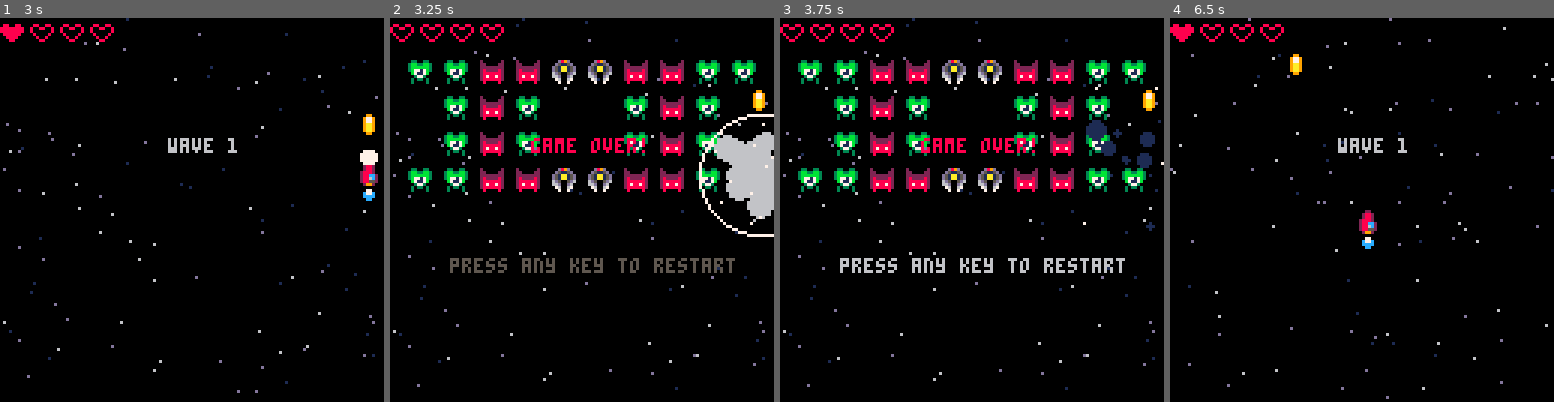
Above: before the commit, frames 1-4 (left to right).
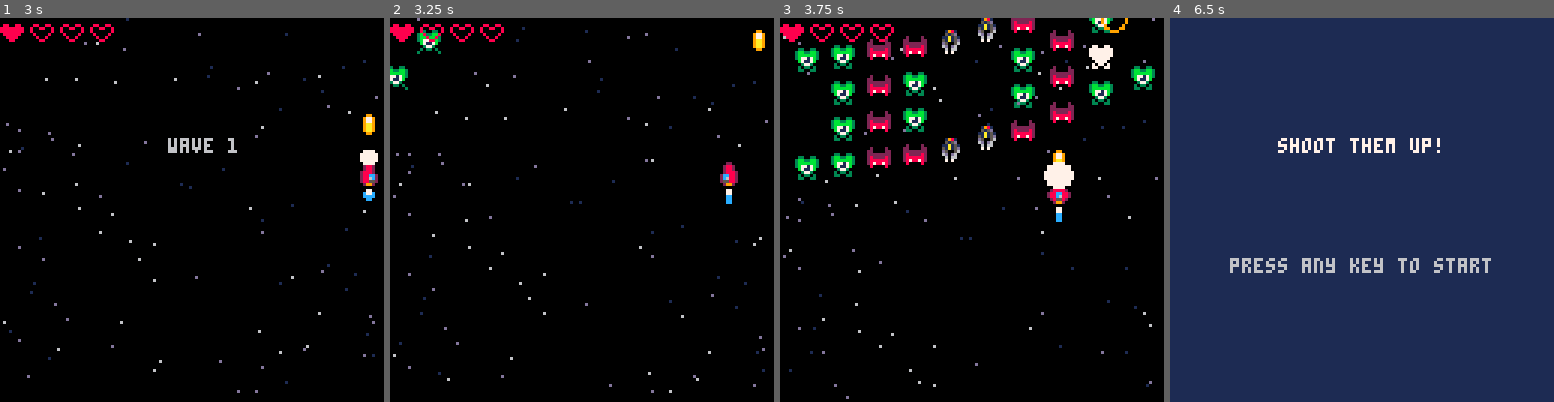
Above: after the commit, the same moments.

Repository: gabriel-jm/pico8-games
Game: PICO-8 cartridge shmup.p8
Two runs of this game, one before a commit and one after it. Both use one fixed random seed, a clock stepped at 60 frames per second and the inputs below.
Inputs:
- Up to frame 1 (3 s): tap X (X key) at 0.33, 1.07, 1.85, 2.97 s; tap O (Z key) at 0.7, 1.7, 2.1, 2.5, 2.9 s; hold Right 1.6-2.1 s; hold Up 2.15-2.42 s; hold Right from 2.47 s (still down)
- Up to frame 2 (3.25 s): release Right at 3.03 s; hold Left from 3.08 s (still down)
- Up to frame 3 (3.75 s): tap O (Z key) at 3.3, 3.7 s; release Left at 3.58 s; hold Down from 3.63 s (still down)
- Up to frame 4 (6.5 s): release Down at 3.97 s; hold Right 4.02-4.68 s; tap X (X key) at 4.08, 5.2, 6.32 s; tap O (Z key) every 0.4 s from 4.1 to 6.1 s; hold Up 4.73-5.03 s; hold Left 5.08-5.68 s; hold Down 5.73-6.03 s; hold Right from 6.08 s (still down)

Frame 1 is identical in both runs. In frame 2, 15% of the frame differs, in the area x 0-100%, y 0-98%; in frame 3, 18%; in frame 4, 100%, in the area x 0-100%, y 0-100%.

Commit message:
shmup - create enemy animation and moviment

Diff:
--- a/shmup.p8
+++ b/shmup.p8
@@ -303,17 +303,17 @@
 end
 
 function make_obj(val)
-	return {
-		x=val.x,
-		y=val.y,
-		flash=0,
-		hp=val.hp or 5,
-		spr=val.spr,
-		spr_width=val.spr_width or 1,
-		ani=val.ani,
-		ani_frame=1,
-		col_width=val.col_width or 8
-	}
+	local obj=val
+
+	obj.flash=0
+	obj.hp=val.hp or 5
+	obj.spr_width=val.spr_width
+		or 1
+	obj.ani_frame=1
+	obj.col_width=val.col_width
+		or 8
+
+	return obj
 end
 -->8
 -- update
@@ -390,7 +390,7 @@
 	invul=max(0,invul-1)
 
 	foreach(enemies,function(e)
---		e.y+=1
+		e:mission()
 		e.ani_frame+=0.4
 
 		if
@@ -443,6 +443,8 @@
 		btn_lockout=t+30
 		music(6)
 	end
+
+	pick_enemy()
 
 	if
 		m=="game" and #enemies==0
@@ -650,18 +652,22 @@
 -->8
 -- waves and enemies
 
-function spawn_enemy(t,x,y)
+function spawn_enemy(t,x,y,wait)
 	local typ=t or 1
 	local stats=enemy_types[typ]
 
 	add(enemies,make_obj {
-		x=x,
-		y=y,
+		x=x*1.2-16,
+		y=y-62,
 		hp=stats.hp,
 		spr=stats.spr,
 		ani=stats.ani,
 		spr_width=stats.spr_width,
-		col_width=stats.col_width
+		col_width=stats.col_width,
+		pos_x=x,
+		pos_y=y,
+		mission=waiting,
+		wait=wait
 	})
 end
 
@@ -674,7 +680,8 @@
 				spawn_enemy(
 					pattern[y][x],
 					x*12-6,
-					2+y*12
+					2+y*12,
+					x*1.7
 				)
 			end
 		end
@@ -682,6 +689,7 @@
 end
 
 function spawn_wave()
+	sfx(28)
 	place_enemies(
 		wave_patterns[wave]
 	)
@@ -700,6 +708,44 @@
 
 	mode("wave_text")
 	wavetime=80
+end
+-->8
+-- behavior
+
+function waiting(en)
+	en.wait-=1
+
+	if en.wait<=0 then
+		en.mission=fly_in
+	end
+end
+
+function fly_in(en)
+	en.x+=(en.pos_x-en.x)/6
+	en.y+=(en.pos_y-en.y)/7
+
+	if abs(en.y-en.pos_y)<0.5 then
+		en.mission=protec
+	end
+end
+
+function protec()
+end
+
+function attac(en)
+	en.y+=1.7
+end
+
+function pick_enemy()
+	if m!="game" or t%40!=0 then
+		return
+	end
+
+	local enemy=rnd(enemies)
+	if enemy.mission==protec then
+		enemy.pos_y=ship.y+4
+		enemy.mission=attac
+	end
 end
 __gfx__
 00000000000220000002200000022000000000000000000000000000000000000000000000000000000000000000000000000000000000000000000000000000
Not shown, changed: the sound effects (__sfx__) section of shmup.p8
